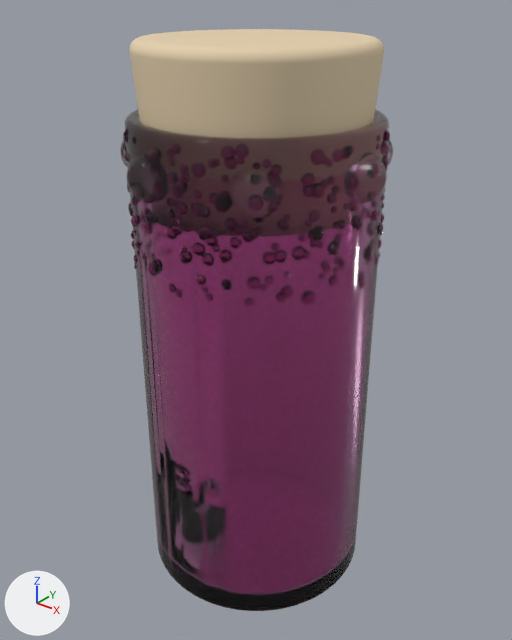
The glTF model out/jar_magenta_gold.glb as it was, and as the next commit left it.
The view is the same before and after, from a camera (50 mm lens) standing at (0.0755, -0.0958, 0.0608) and looking at (-0.0013, 0.0001, 0.0014). Lighting does not change. The marker at lower left points along +X, +Y and +Z. The picture after the commit comes second.

The first picture shows 'body', 'cork', 'frit', 'marbles'.
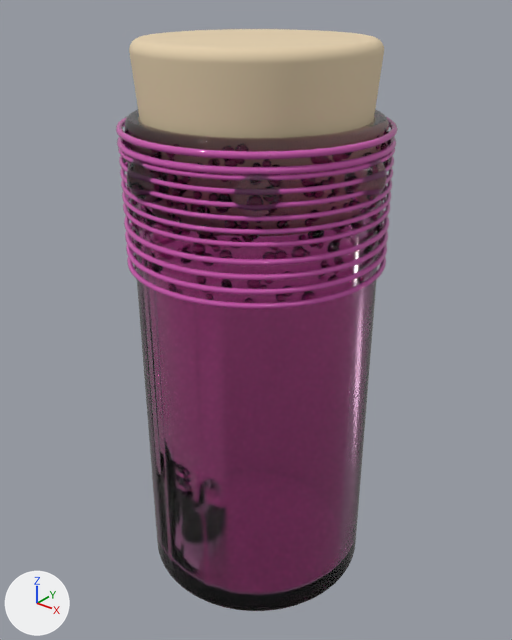
The newer file is also turned or shifted as a whole; pictures and numbers use the older file's frame.

Boxes [x1, y1, x2, y2] around the edits, measured in the pictures (512 x 640 px):
'lines', added (pink)
    after: [116, 117, 398, 309]

The change, as a list of edits to the scene's bpy script:
```text
Add mat_lines:
    mat_lines = principled_material('lines')
    mat_lines.base_color = (0.6, 0.102, 0.42)  # pink #cb5aad
    mat_lines.roughness = 0.06
Add me_lines:
    me_lines.from_pydata(...)  # 11520 vertices, 23040 faces; spans x -0.0235..0.0235, y -0.0235..0.0235, z 0.0666..0.0907
    me_lines.materials.append(mat_lines)  # pink #cb5aad
Add ob_lines:
    ob_lines = bpy.data.objects.new('lines', me_lines)
    ob_lines.location = (-0.001, 0.0, -0.052)
```
